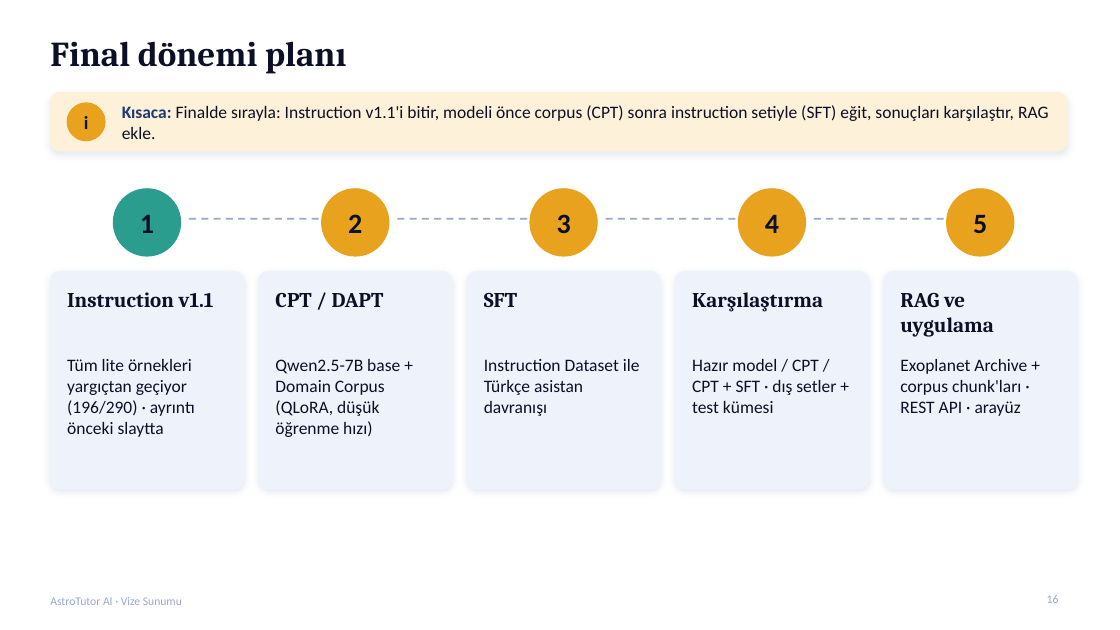
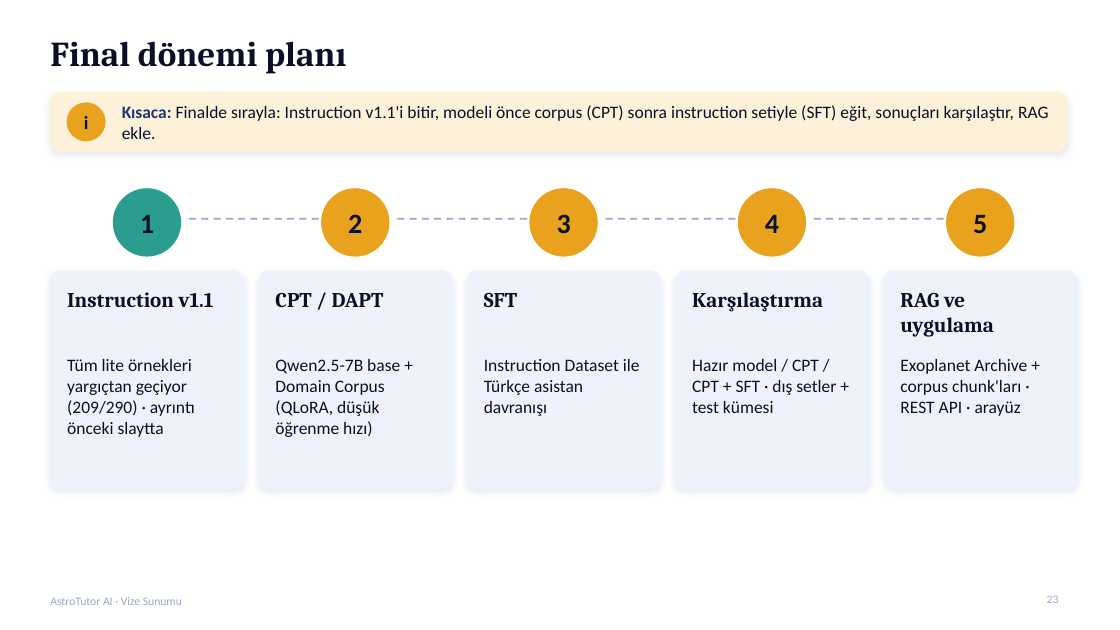
Before and after one commit to gedag/AstroTutor-AI, a slide deck: slide 23 of reports/AstroTutor_AI_Vize_Sunumu.pptx (slide 16 before the commit). Drawn at 1120x630 pixels with LibreOffice and Linux fonts; fonts in the diff are those of the drawing. Boxes give left, top, right and bottom in pixels: in the first picture for what was removed or moved away, otherwise in the second. Text is boxed around its words. In the diff, an @@ line names an element or a change of style, - is before the commit and + after.

Commit message:
Sunum adım adım açıklamalı hâle getirildi: kaynaklar ve dil, neden Türkçe, adım tabloları, neden? soruları, v1.0/v1.1 kararı (24 slayt)

```diff
--- a/reports/AstroTutor_AI_Vize_Sunumu.pptx
+++ b/reports/AstroTutor_AI_Vize_Sunumu.pptx
@@ text at bbox=[67, 359, 195, 437]: text changed @@
-Tüm lite örnekleri yargıçtan geçiyor (196/290) · ayrıntı önceki slaytta
+Tüm lite örnekleri yargıçtan geçiyor (209/290) · ayrıntı önceki slaytta
@@ page number at bbox=[1047, 595, 1059, 603]: text changed @@
-16
+23
```
Also in this commit, not shown: 7 other slides changed, 7 slides added, 2 other files.
